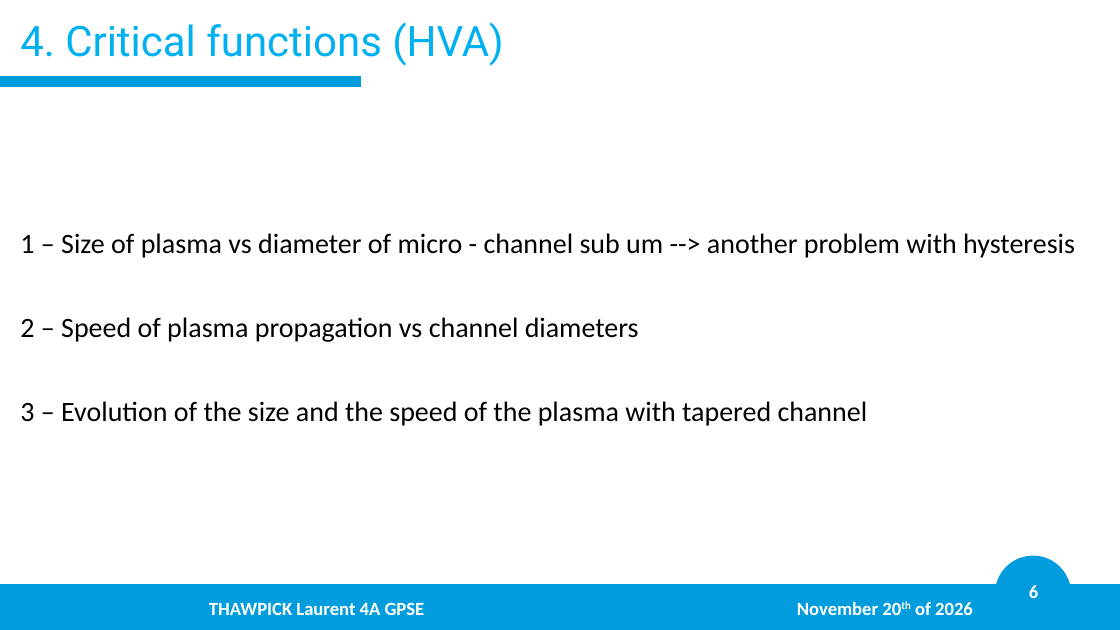
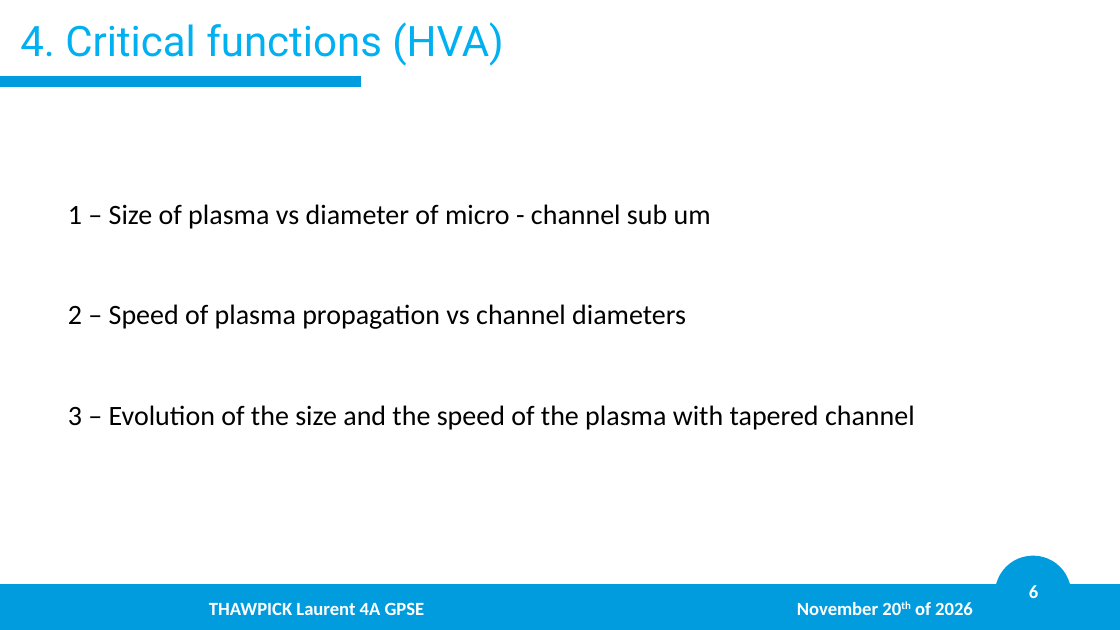
Before and after one commit to LaurentThaw/plasma-tubing, a slide deck: slide 6 of PDR for 20.11.26/PDR.pptx. Drawn at 1120x630 pixels with LibreOffice and Linux fonts; fonts in the diff are those of the drawing; background and template pictures are left out. Boxes give left, top, right and bottom in pixels: in the first picture for what was removed or moved away, otherwise in the second. Text is boxed around its words. In the diff, an @@ line names an element or a change of style, - is before the commit and + after.

```diff
--- a/PDR for 20.11.26/PDR.pptx
+++ b/PDR for 20.11.26/PDR.pptx
@@ text "1 – Size of plasma ...": place and size @@
-text "1 – Size of plasma ..." at [20,233,1075,426]
+text "1 – Size of plasma ..." at [68,204,915,430]
@@ text at [68,204,711,229]: text changed @@
-1 – Size of plasma vs diameter of micro - channel sub um --> another problem with hysteresis
+1 – Size of plasma vs diameter of micro - channel sub um
@@ text at [68,304,915,430]: line spacing 2.5 to 3 @@
```
Also in this commit, not shown: 12 other slides changed, 8 other files.
